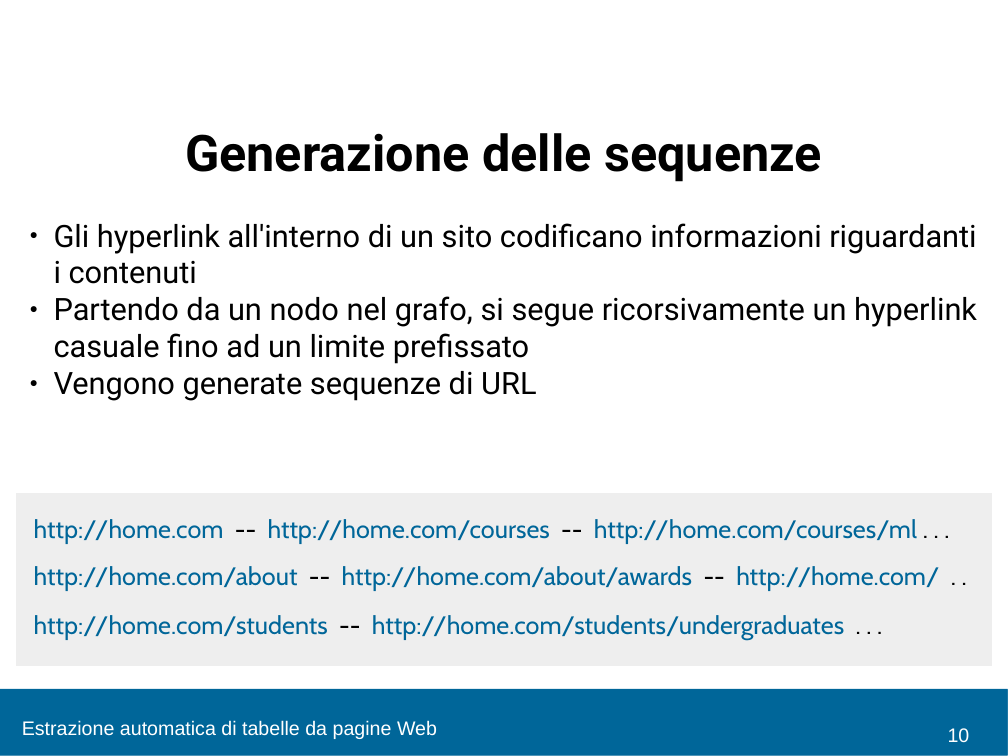
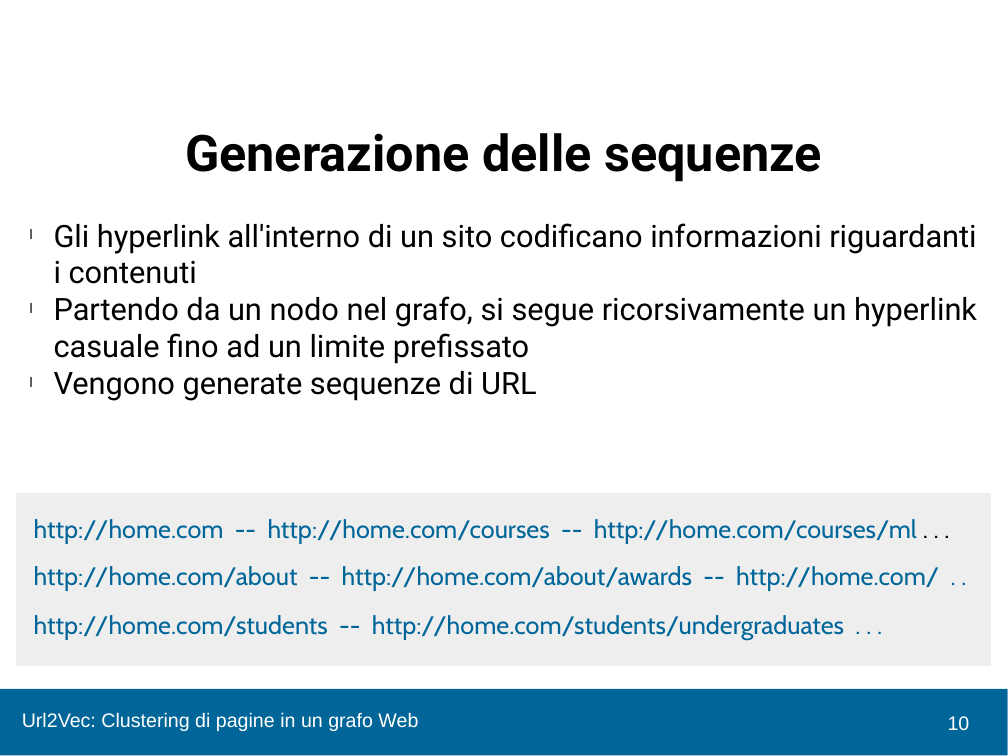
Before and after one commit to chrisPiemonte/Bachelors-Thesis, a slide deck: slide 10 of Slide/Presentaz.pptx. Drawn at 1008x756 pixels with LibreOffice and Linux fonts; fonts in the diff are those of the drawing; background and template pictures are left out. Boxes give left, top, right and bottom in pixels: in the first picture for what was removed or moved away, otherwise in the second. Text is boxed around its words. In the diff, an @@ line names an element or a change of style, - is before the commit and + after.

```diff
--- a/Slide/Presentaz.pptx
+++ b/Slide/Presentaz.pptx
@@ text "Gli hyperlink all'interno di un ..." at (54,223,977,401): bullet ● to l @@
@@ text "http://home.com -- http://home.com/courses -- http://home.co ..." at (34,519,917,544): text colour #000000 to #006699 in "-- --" @@
@@ text "http://home.com/about -- http://home.com/about/awards -- htt ..." at (34,566,939,591): text colour #000000 to #006699 in "-- -- . ." @@
@@ text "http://home.com/students -- http://home.com/students/undergr ..." at (34,615,844,640): text colour #000000 to #006699 in "-- . . ." @@
@@ text at (22,712,418,731): text changed @@
-Estrazione automatica di tabelle da pagine Web
+Url2Vec: Clustering di pagine in un grafo Web
@@ page number: place and size @@
-page number at (948,728,970,743)
+page number at (948,716,970,731)
```
Also in this commit, not shown: 16 other slides changed, 6 slides added, 5 slides removed.
